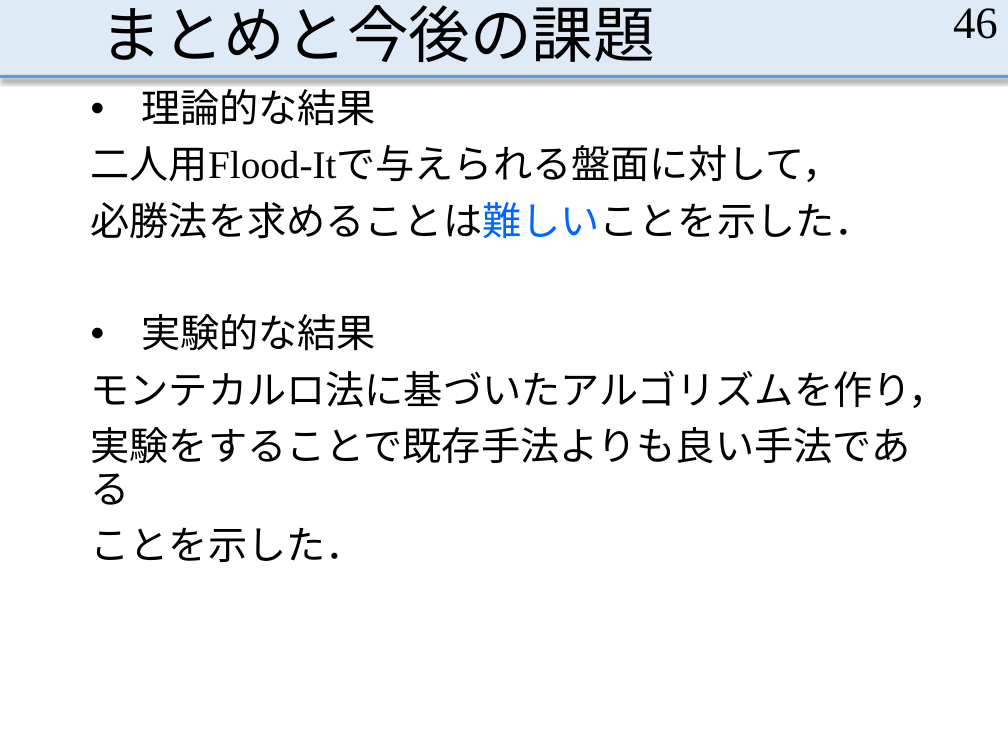
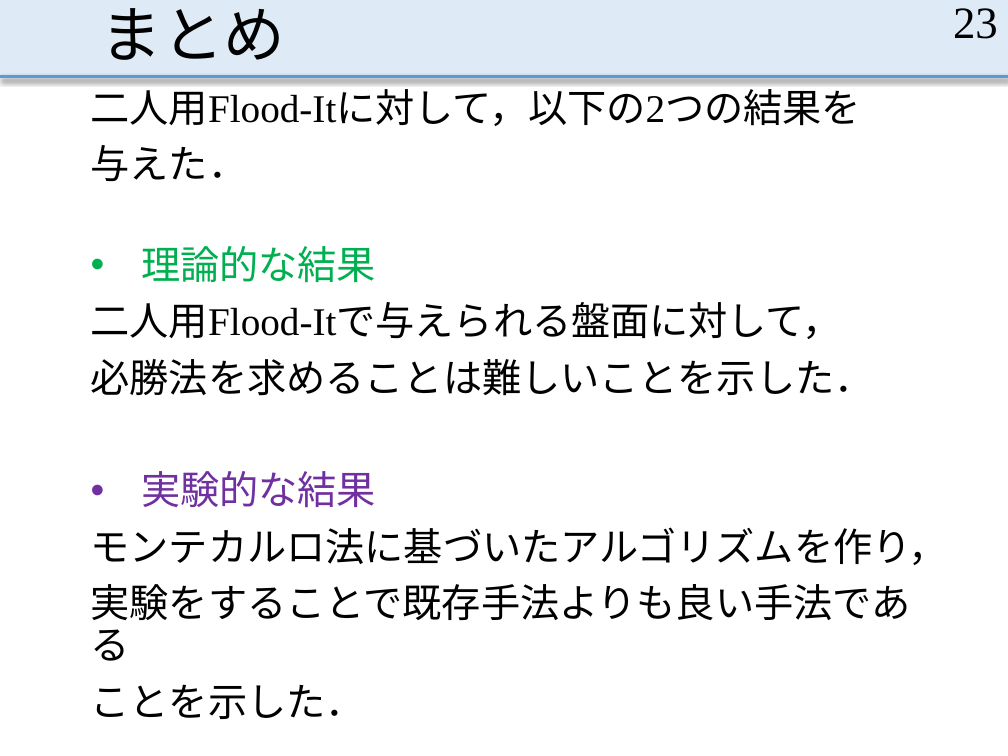
Before and after one commit to MasayaOda/SR, a slide deck: slide 23 of 小田卒論発表 - コピー.pptx (slide 46 before the commit). Drawn at 1008x756 pixels with LibreOffice and Linux fonts; fonts in the diff are those of the drawing. Boxes give left, top, right and bottom in pixels: in the first picture for what was removed or moved away, otherwise in the second. Text is boxed around its words. In the diff, an @@ line names an element or a change of style, - is before the commit and + after.

```diff
--- a/小田卒論発表 - コピー.pptx
+++ b/小田卒論発表 - コピー.pptx
@@ title at (101,8,286,60): text changed @@
-まとめと今後の課題
+まとめ
@@ page number at (953,8,998,39): text changed @@
-46
+23
@@ text added at (91,82,861,181), 28 pt, text #000000 @@
+二人用Flood-Itに対して，以下の2つの結果を
+与えた．
@@ text at (91,246,874,508): text colour #000000 to #00B050 in "理論的な結果"; text colour #0066FF to #000000 in "必勝法を求めることは難しいことを示した．"; text colour #000000 to #7030A0 in "実験的な結果" @@
@@ text "理論的な結果": place and size @@
-text "理論的な結果" at (91,82,948,562)
+text "理論的な結果" at (91,246,948,661)
```
Also in this commit, not shown: 24 other slides changed, 1 slide added.
